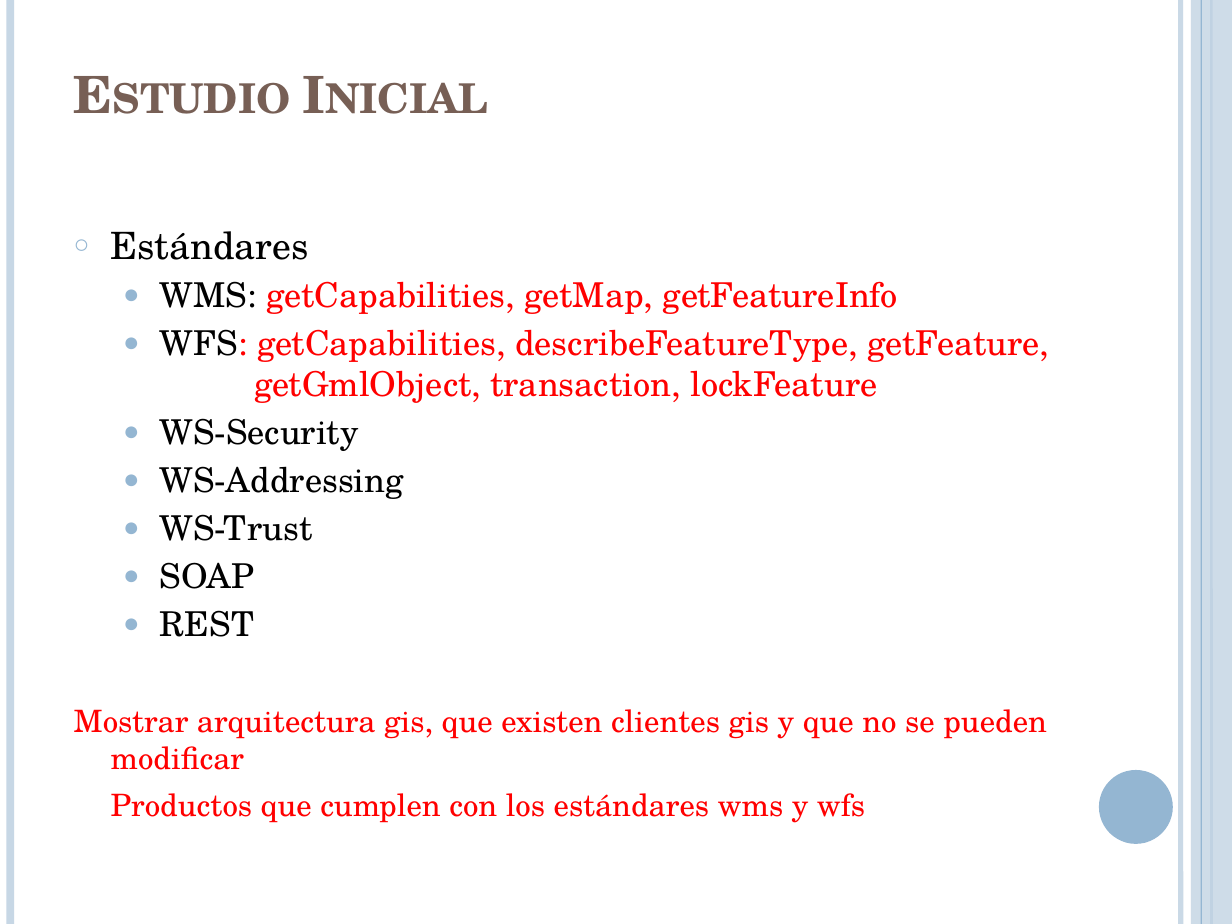
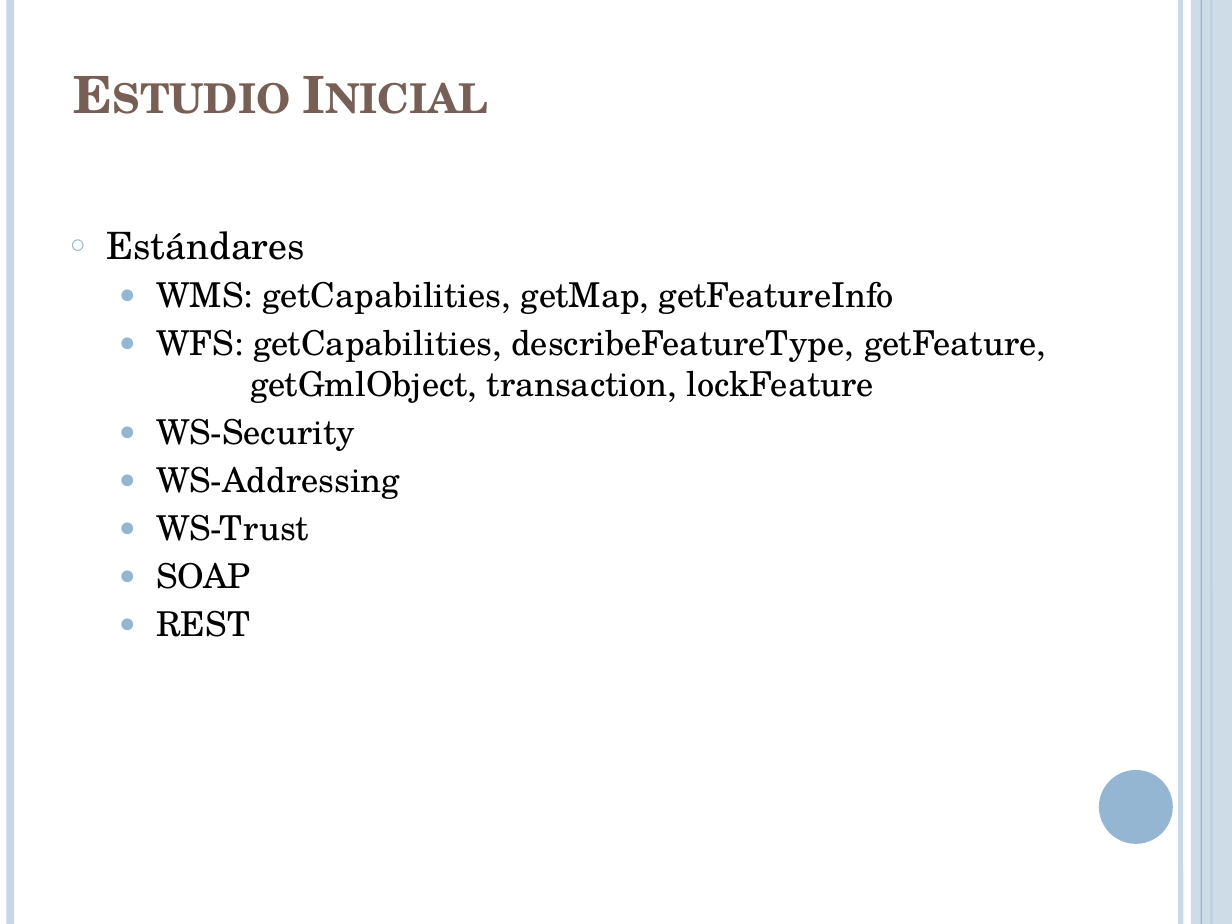
Before and after one commit to lcpaso1/integracion-gis-pge, a slide deck: slide 12 of Presentacion.pptx (slide 13 before the commit). Drawn at 1232x924 pixels with LibreOffice and Linux fonts; fonts in the diff are those of the drawing. Boxes give left, top, right and bottom in pixels: in the first picture for what was removed or moved away, otherwise in the second. Text is boxed around its words. In the diff, an @@ line names an element or a change of style, - is before the commit and + after.

```diff
--- a/Presentacion.pptx
+++ b/Presentacion.pptx
@@ text at (156, 281, 1046, 403): text colour #FF0000 to #000000 in "getCapabilities, getMap, getFeatureInfo", "WFS: getCapabilities, describeFeatureType, getFeature, getGm ..." @@
@@ text at (74, 709, 1047, 823): paragraphs removed @@
-Mostrar arquitectura gis, que existen clientes gis y que no se pueden modificar
-Productos que cumplen con los estándares wms y wfs
```
Also in this commit, not shown: 1 slide added, 1 slide removed.
